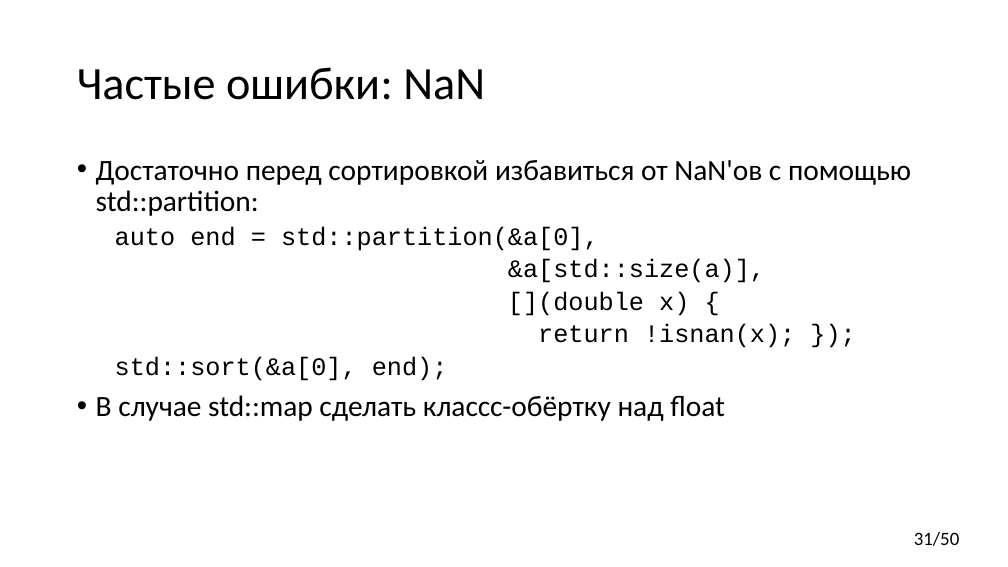
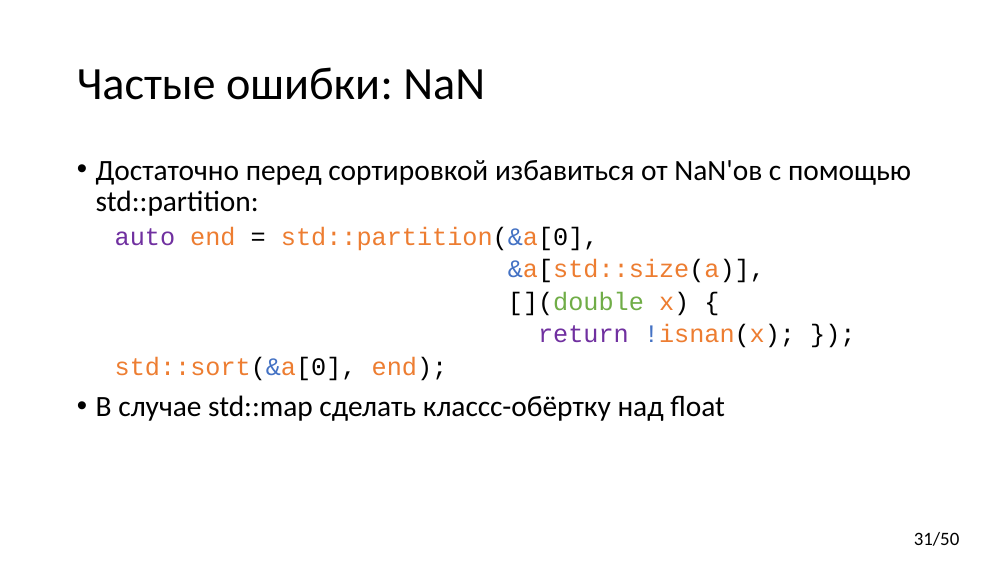
Before and after one commit to yugr/CppRussia, a slide deck: slide 31 of 2023/RU.pptx. Drawn at 1008x567 pixels with LibreOffice and Linux fonts; fonts in the diff are those of the drawing. Boxes give left, top, right and bottom in pixels: in the first picture for what was removed or moved away, otherwise in the second. Text is boxed around its words. In the diff, an @@ line names an element or a change of style, - is before the commit and + after.

Commit message:
Format code examples.

```diff
--- a/2023/RU.pptx
+++ b/2023/RU.pptx
@@ text at bbox=[115, 226, 795, 381]: text colour #000000 to #7030A0 in "auto", "return"; text colour #000000 to #ED7D31 in "end std::partition(&a[0],", "&a[std::size(a)],", "x)", "!isnan(x);" and 1 more places; text colour #000000 to #4472C4 in "std::partition(&a[0],", "&a[std::size(a)],", "!isnan(x);", "std::sort(&a[0],"; text colour #000000 to #70AD47 in "[](double" @@
```
Also in this commit, not shown: 22 other slides changed.
